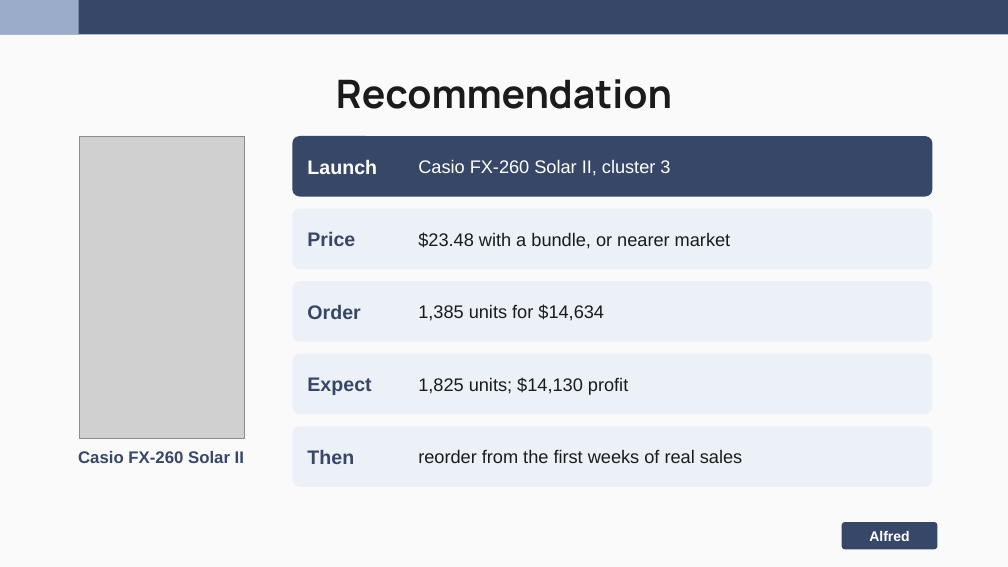
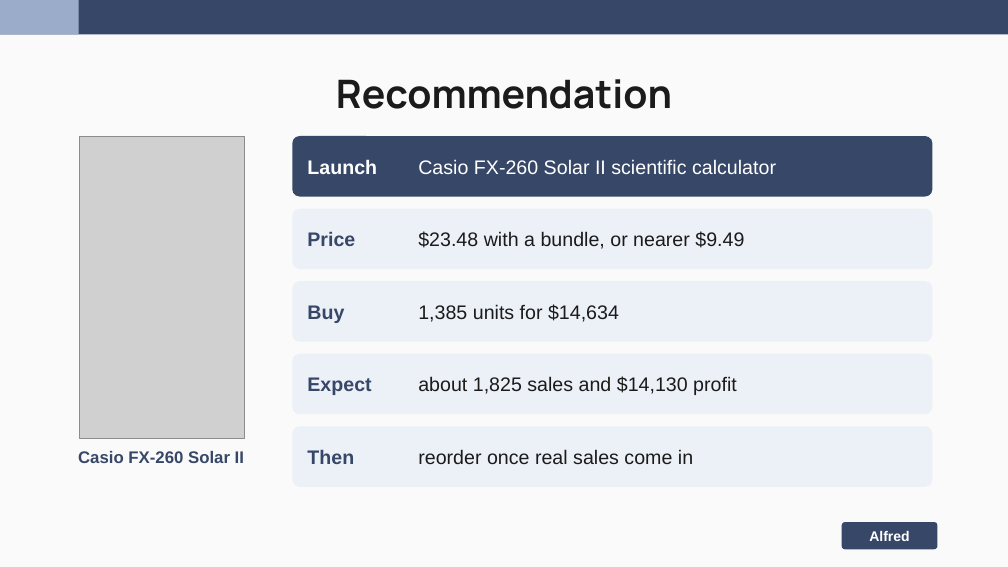
Before and after one commit to nakimagine/hello-world, a slide deck: slide 15 of Group_3_Amazon_Office_Electronic_Slides.pptx (slide 17 before the commit). Drawn at 1008x567 pixels with LibreOffice and Linux fonts; fonts in the diff are those of the drawing; grey boxes stand for pictures. Boxes give left, top, right and bottom in pixels: in the first picture for what was removed or moved away, otherwise in the second. Text is boxed around its words. In the diff, an @@ line names an element or a change of style, - is before the commit and + after.

```diff
--- a/Group_3_Amazon_Office_Electronic_Slides.pptx
+++ b/Group_3_Amazon_Office_Electronic_Slides.pptx
@@ text at (x1=418, y1=159, x2=776, y2=174): text changed; size 13 to 14 pt @@
-Casio FX-260 Solar II, cluster 3
+Casio FX-260 Solar II scientific calculator
@@ text at (x1=418, y1=231, x2=744, y2=249): text changed; size 13 to 14 pt @@
-$23.48 with a bundle, or nearer market
+$23.48 with a bundle, or nearer $9.49
@@ text "1,385 units for $14,634" at (x1=418, y1=304, x2=619, y2=322): size 13 to 14 pt @@
@@ text at (x1=307, y1=305, x2=344, y2=323): text changed @@
-Order
+Buy
@@ text at (x1=418, y1=376, x2=737, y2=395): text changed; size 13 to 14 pt @@
-1,825 units; $14,130 profit
+about 1,825 sales and $14,130 profit
@@ text at (x1=418, y1=449, x2=693, y2=465): text changed; size 13 to 14 pt @@
-reorder from the first weeks of real sales
+reorder once real sales come in
```
Also in this commit, not shown: 7 other slides changed, 6 slides added, 8 slides removed, 1 other file.
